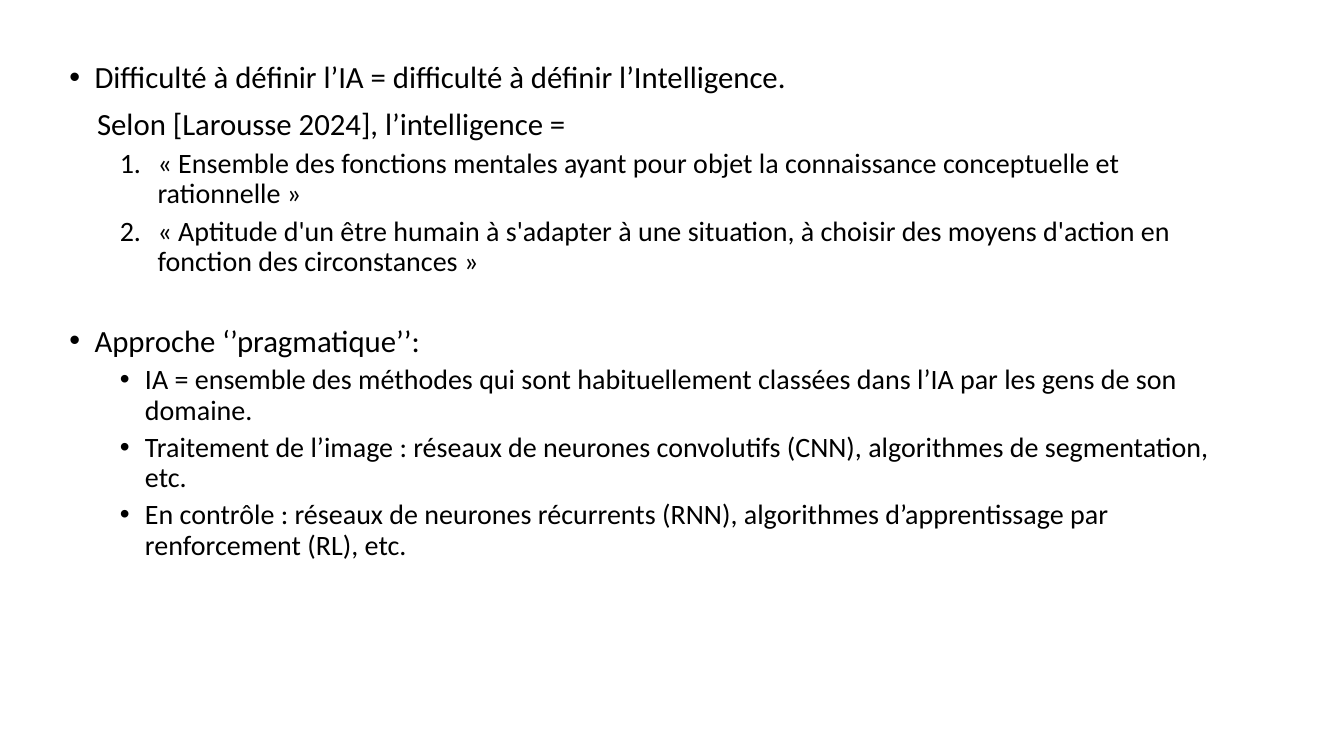
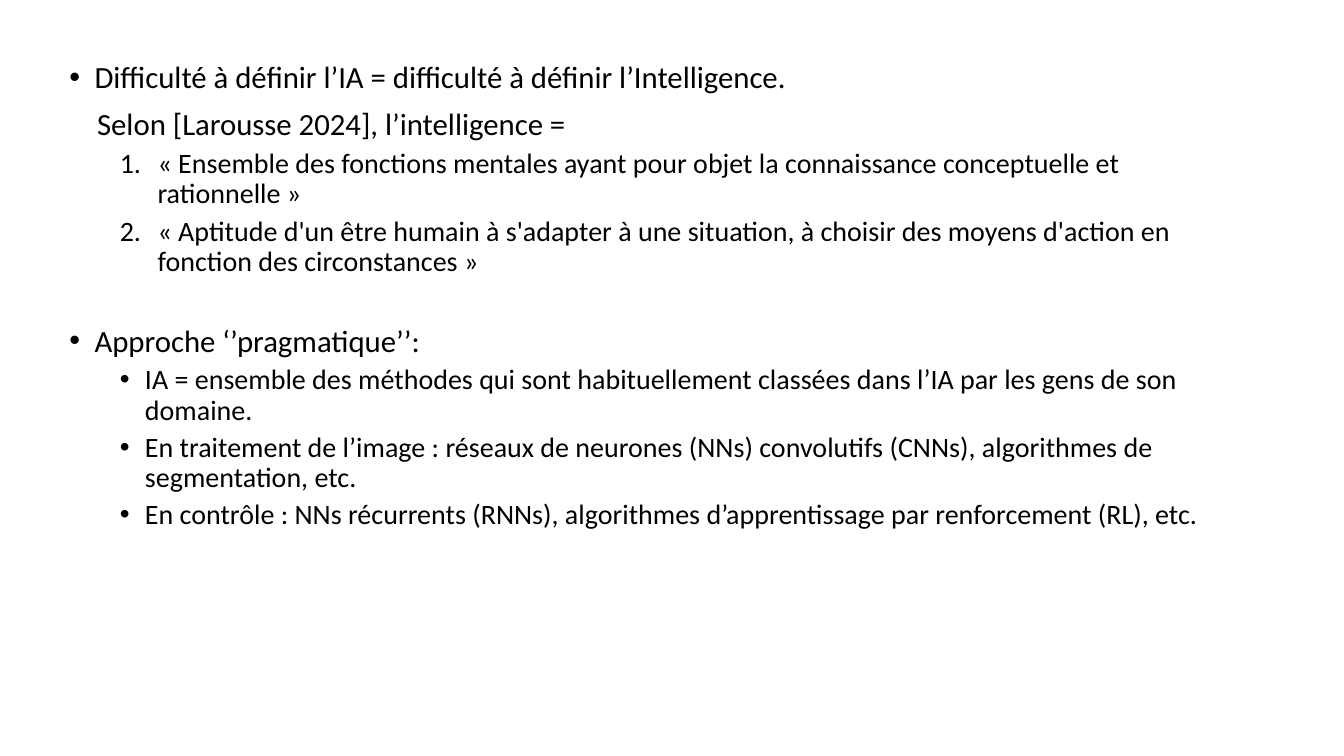
Before and after one commit to jolindien-git/jolindien-git.github.io, a slide deck: slide 5 of Intelligence Artificielle et Analyse de donnees.pptx. Drawn at 1344x756 pixels with LibreOffice and Linux fonts; fonts in the diff are those of the drawing. Boxes give left, top, right and bottom in pixels: in the first picture for what was removed or moved away, otherwise in the second. Text is boxed around its words. In the diff, an @@ line names an element or a change of style, - is before the commit and + after.

```diff
--- a/Intelligence Artificielle et Analyse de donnees.pptx
+++ b/Intelligence Artificielle et Analyse de donnees.pptx
@@ text at (x1=145, y1=436, x2=1197, y2=529): text changed @@
-  • Traitement de l’image : réseaux de neurones convolutifs (CNN), algorithmes de segmentation, etc.
-  • En contrôle : réseaux de neurones récurrents (RNN), algorithmes d’apprentissage par renforcement (RL), etc.
+  • En traitement de l’image : réseaux de neurones (NNs) convolutifs (CNNs), algorithmes de segmentation, etc.
+  • En contrôle : NNs récurrents (RNNs), algorithmes d’apprentissage par renforcement (RL), etc.
```
Also in this commit, not shown: 6 other slides changed, 1 slide added, 4 slides removed, 2 other files.
